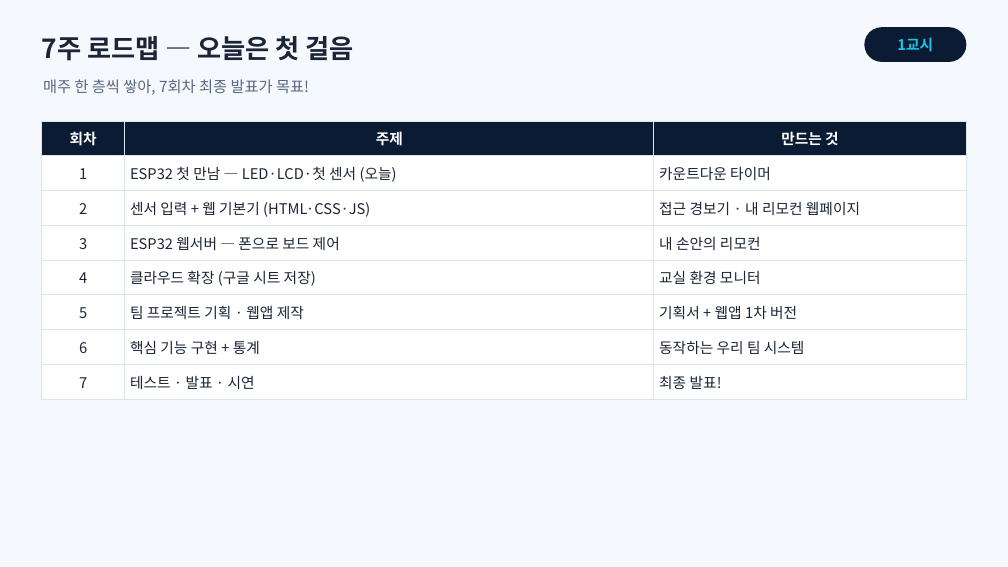
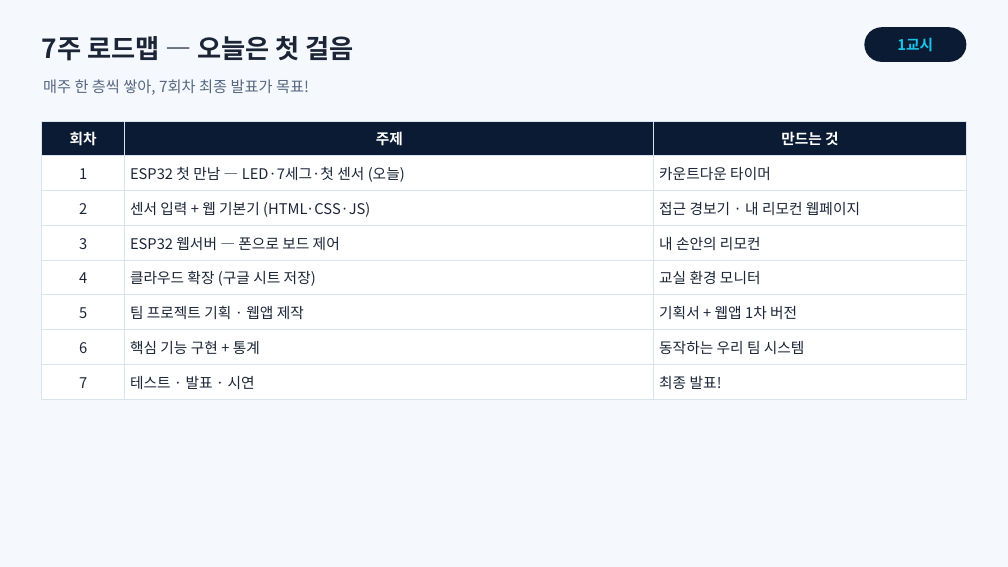
Before and after one commit to ralralra/eps32, a slide deck: slide 4 of esp32-class-projects/02_sessions/slides/1회차_ESP32와_출력장치.pptx. Drawn at 1008x567 pixels with LibreOffice and Linux fonts; fonts in the diff are those of the drawing. Boxes give left, top, right and bottom in pixels: in the first picture for what was removed or moved away, otherwise in the second. Text is boxed around its words. In the diff, an @@ line names an element or a change of style, - is before the commit and + after.

```diff
--- a/esp32-class-projects/02_sessions/slides/1회차_ESP32와_출력장치.pptx
+++ b/esp32-class-projects/02_sessions/slides/1회차_ESP32와_출력장치.pptx
@@ table at (42, 121, 966, 393) @@
-row 2, column 2: ESP32 첫 만남 — LED·LCD·첫 센서 (오늘)
+row 2, column 2: ESP32 첫 만남 — LED·7세그·첫 센서 (오늘)
```
Also in this commit, not shown: 10 other slides changed, 33 other files.
